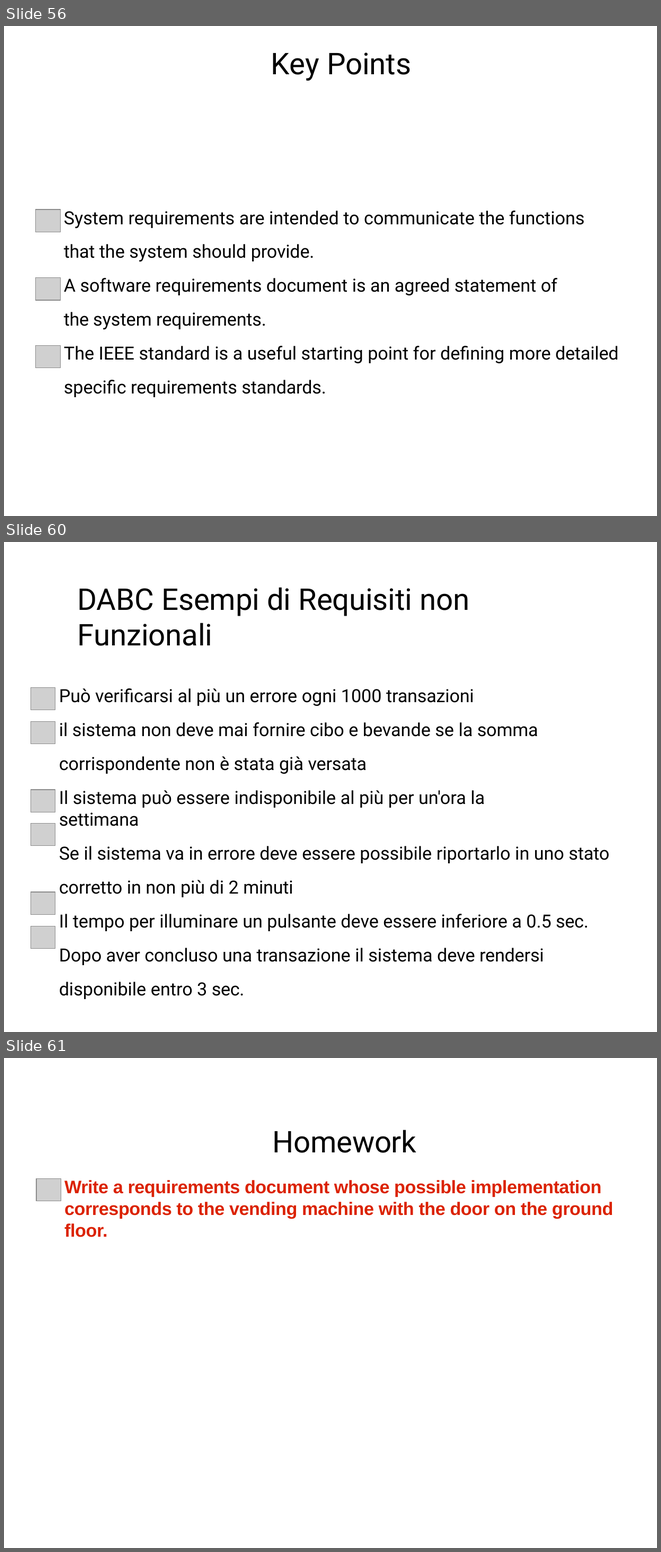
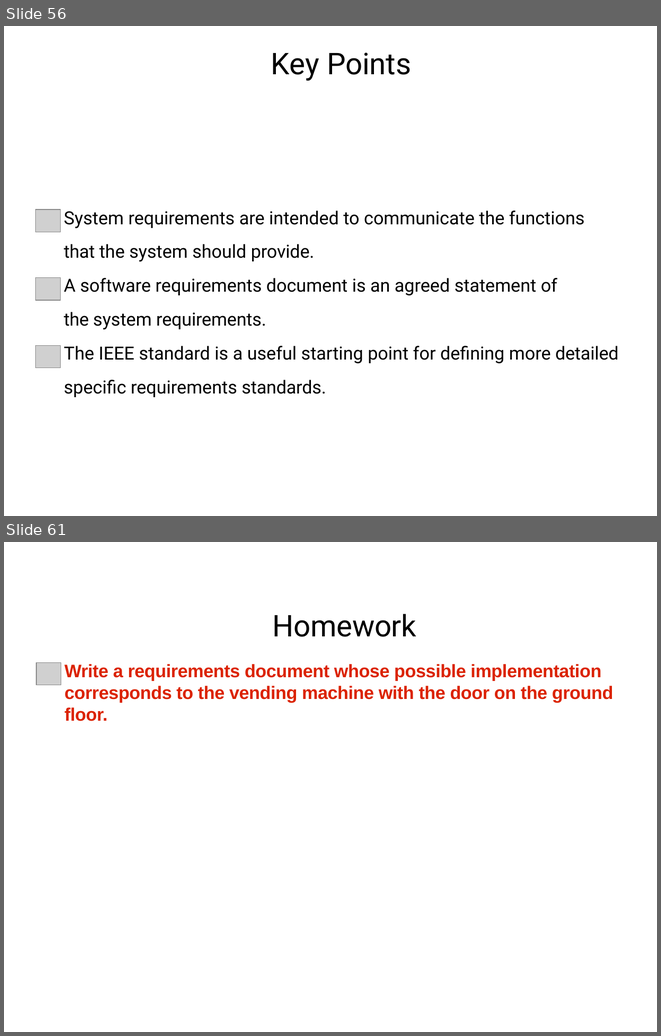
Before and after one commit to mutanganajoseph/Documents, a slide deck: auca/Sem-3/softwareEngineering/Lecture/Lecture 4 Requirements.pptx. Shown one above the other, each under a label of ours: slides 56, 60 and 61 before the commit, slides 56 and 61 after it; the slides between them are not shown. The pictures are 661x1552 and 661x1036 pixels, drawn with LibreOffice and Linux fonts; fonts in the diff are those of the drawing; grey boxes stand for pictures. Boxes give left, top, right and bottom in pixels: in the first picture for what was removed or moved away, otherwise in the second. Text is boxed around its words. In the diff, an @@ line names an element or a change of style, - is before the commit and + after.

```diff
--- a/auca/Sem-3/softwareEngineering/Lecture/Lecture 4 Requirements.pptx
+++ b/auca/Sem-3/softwareEngineering/Lecture/Lecture 4 Requirements.pptx
@@ slide 60 removed at [4,542,657,1032], background #FFFFFF @@
@@ title removed at [78,587,469,646] @@
-DABC Esempi di Requisiti non Funzionali
@@ picture removed at [30,687,55,710] @@
@@ text removed at [59,688,609,965] @@
-Può verificarsi al più un errore ogni 1000 transazioni
-il sistema non deve mai fornire cibo e bevande se la somma corrispondente non è stata già versata
-Il sistema può essere indisponibile al più per un'ora la settimana
-Se il sistema va in errore deve essere possibile riportarlo in uno stato corretto in non più di 2 minuti
-Il tempo per illuminare un pulsante deve essere inferiore a 0.5 sec. Dopo aver concluso una transazione il sistema deve rendersi disponibile entro 3 sec.
@@ picture removed at [30,722,55,744] @@
@@ picture removed at [30,790,55,812] @@
@@ picture removed at [30,823,55,846] @@
@@ picture removed at [30,892,55,915] @@
@@ picture removed at [30,926,55,949] @@
```
Also in this commit, not shown: 4 slides changed, 4 slides added, 3 other slides removed, 13 other files.
